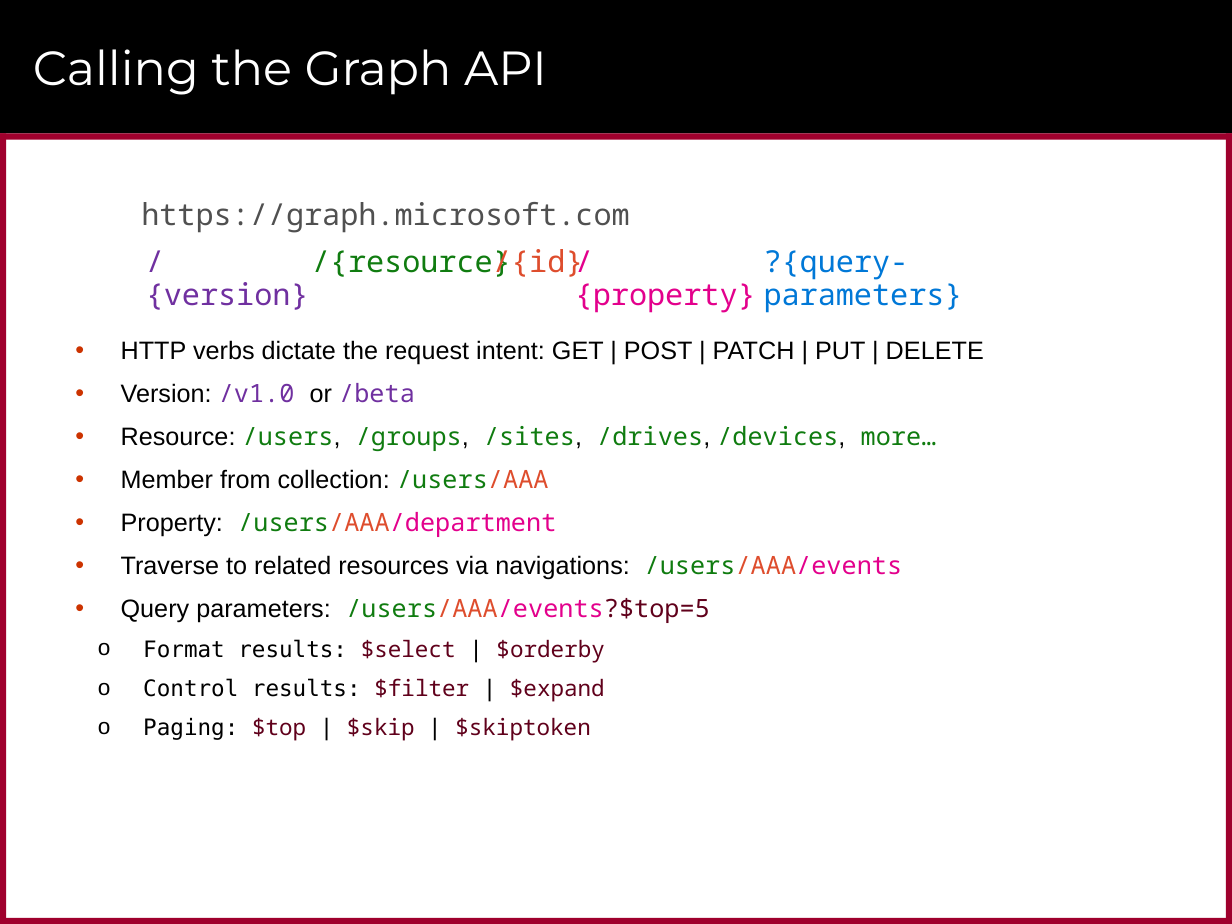
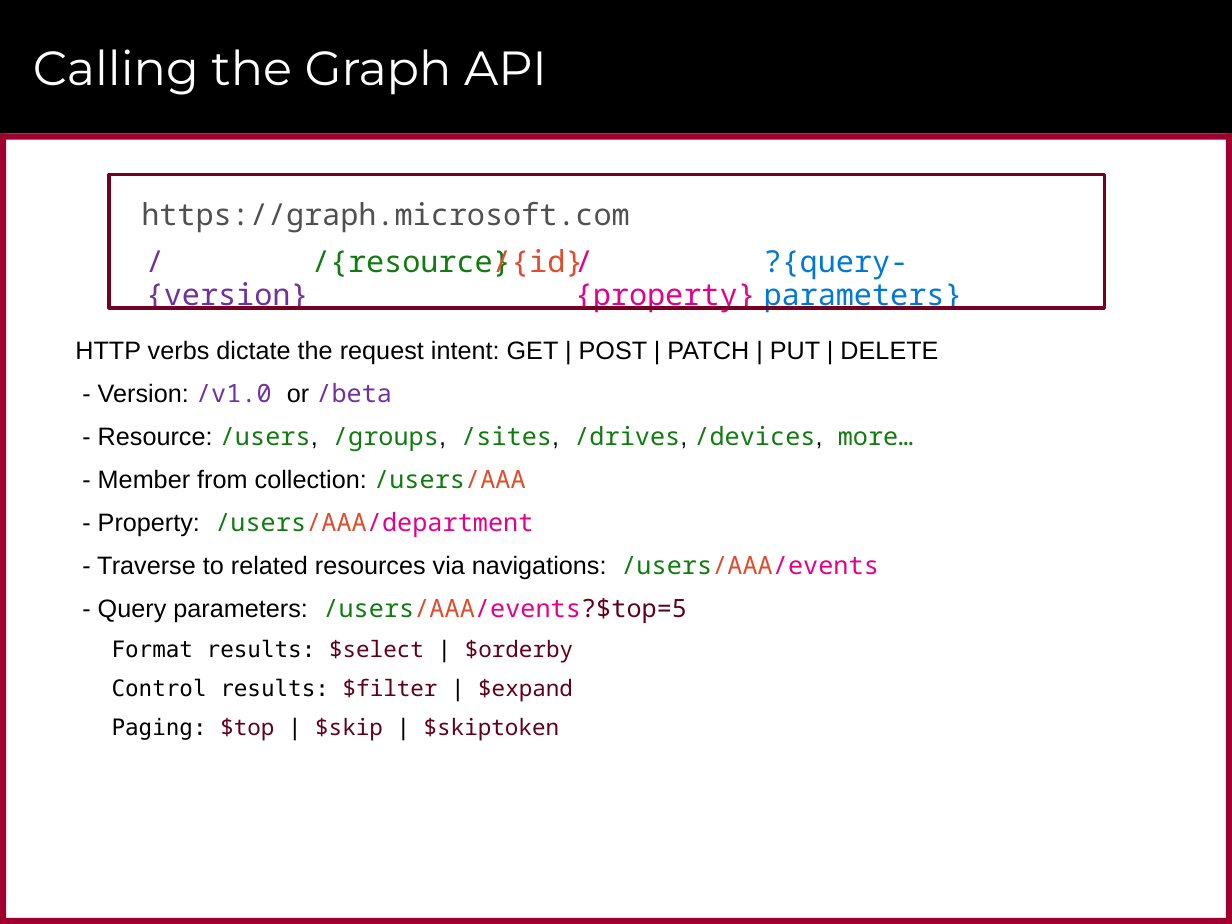
Before and after one commit to CriticalPathTraining/MSD365_Courseware, a slide deck: slide 10 of 08 MicrosoftGraph.pptx. Drawn at 1232x924 pixels with LibreOffice and Linux fonts; fonts in the diff are those of the drawing; background and template pictures are left out. Boxes give left, top, right and bottom in pixels: in the first picture for what was removed or moved away, otherwise in the second. Text is boxed around its words. In the diff, an @@ line names an element or a change of style, - is before the commit and + after.

```diff
--- a/08 MicrosoftGraph.pptx
+++ b/08 MicrosoftGraph.pptx
@@ rectangle added at (110, 175, 1105, 308), outline #760021 2 pt @@
@@ text at (75, 340, 938, 741): bullet • to none; bullet o to none @@
@@ text at (97, 383, 914, 623): text changed @@
-  • Version: /v1.0 or /beta
-  • Resource: /users, /groups, /sites, /drives, /devices, more…
-  • Member from collection: /users/AAA
-  • Property: /users/AAA/department
-  • Traverse to related resources via navigations: /users/AAA/events
-  • Query parameters: /users/AAA/events?$top=5
+  - Version: /v1.0 or /beta
+  - Resource: /users, /groups, /sites, /drives, /devices, more…
+  - Member from collection: /users/AAA
+  - Property: /users/AAA/department
+  - Traverse to related resources via navigations: /users/AAA/events
+  - Query parameters: /users/AAA/events?$top=5
```
Also in this commit, not shown: 1 other slide changed, 6 slides removed, 10 other files.
